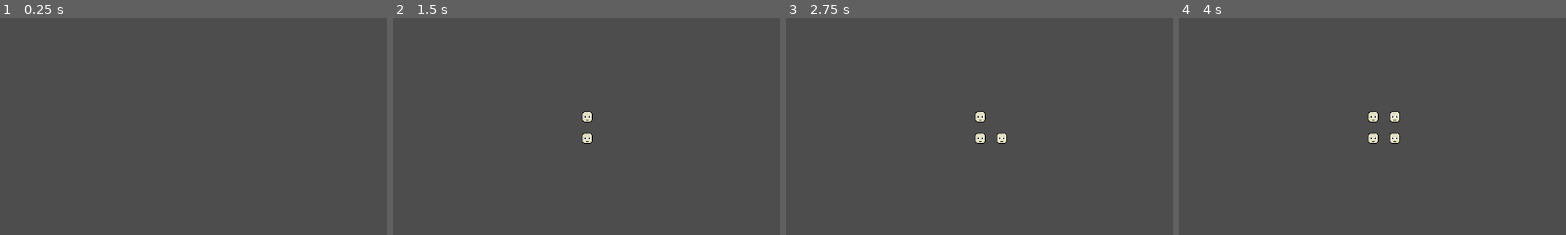
Above: before the commit, frames 1-4 (left to right).
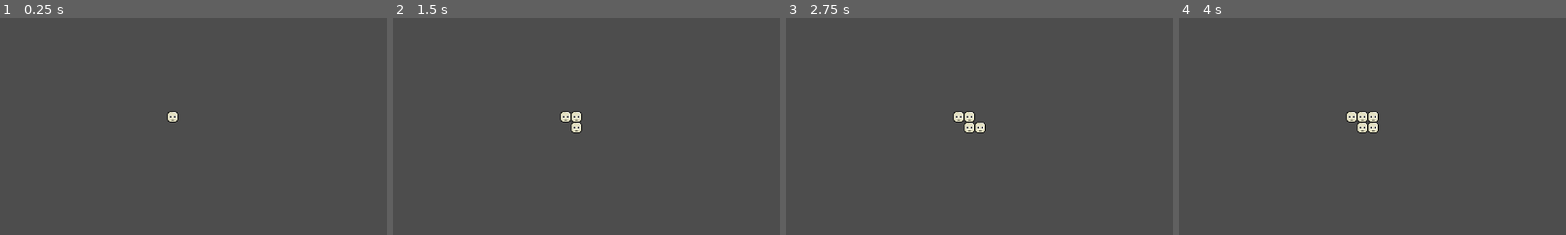
Above: after the commit, the same moments.

Repository: Untitled-Studio-2/Worm-Hole
Game: Godot game, scene res://player/player.tscn
Two runs of this game, one before a commit and one after it. Both use one fixed random seed, a clock stepped at 60 frames per second and the inputs below. This scene is started directly instead of the project's main scene.
Inputs:
- Up to frame 1 (0.25 s): no input
- Up to frame 2 (1.5 s): tap Enter at 0.5 s; hold Right (right) 0.53-1.28 s; tap Space at 1.25 s; hold Down (down) from 1.28 s (still down)
- Up to frame 3 (2.75 s): tap Enter at 2 s; release Down (down) at 2.03 s; hold Right (right) from 2.03 s (still down)
- Up to frame 4 (4 s): tap Space at 2.75 s; release Right (right) at 2.78 s; hold Up (up) 2.78-3.53 s; tap Enter at 3.5 s; hold Left (left) from 3.53 s (still down)
The pictures show only the part of the screen within x 28-78%, y 29-78%; the shares and areas given below are measured in that part.

The runs differ from the first frame. In frame 1, 0.1% of the frame differs, in the area x 43-47%, y 42-49%; in frame 2, 0.7%; in frame 3, 0.9%; in frame 4, 0.9%, in the area x 43-58%, y 42-59%.

Commit message:
Basics of the movement system done

Diff:
--- a/player/player.gd
+++ b/player/player.gd
@@ -1,5 +1,4 @@
 extends TileMapLayer
-var dir : Vector2i
 var pos : Vector2i = Vector2.ZERO
 var tile_id : int = 0
 
@@ -11,32 +10,30 @@
 
 # Called every frame. 'delta' is the elapsed time since the previous frame.
 func _process(delta: float) -> void:
-	if input():
-		print("true")
-		if get_cell_source_id(pos+dir) == -1:
-			pos += dir
-			set_cell(pos, 1, Vector2i(0,0))
-	print(to_local(pos))
+	move(input())
 
+func move(dir : Vector2i) -> bool:
+	if get_cell_source_id(pos+dir) == -1:
+		pos += dir
+		set_cell(pos, 1, Vector2i(0,0))
+		return true
+	return false
 
-func input() -> bool:
-	dir.x = 0
-	dir.y = 0
+func input() -> Vector2i:
+
+	var dir : Vector2i = Vector2i.ZERO
+
 	if Input.is_action_just_pressed("right"):
 		dir.x = 1
-		pos.x += 1
-		return true
+		return dir
 	elif  Input.is_action_just_pressed("left"):
 		dir.x = -1
-		pos.x += -1
-		return true
+		return dir
 	elif  Input.is_action_just_pressed("down"):
 		dir.y = 1
-		pos.y += 1
-		return true
+		return dir
 	elif Input.is_action_just_pressed("up"):
 		dir.y = -1
-		pos.y += -1
-		return true
+		return dir
 	else:
-		return false
+		return Vector2i.ZERO
